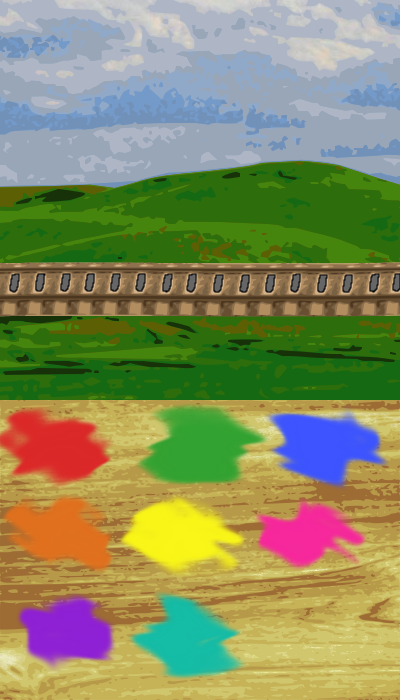
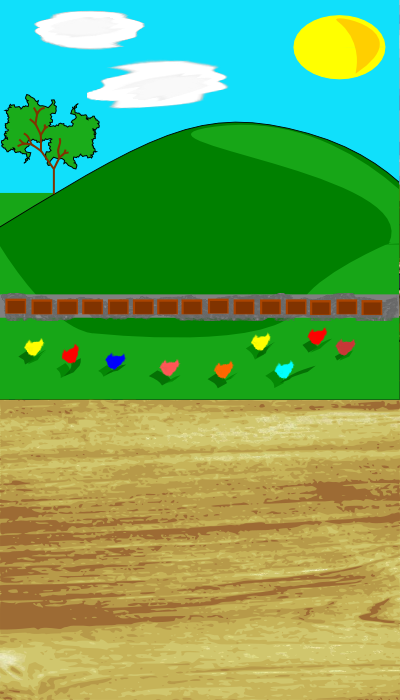
Layered file, before and after one edit (400x700). Changes by layer:
renamed "Train background" to "train_background (2).png", moved it above "train_background.png", painted on it over [0, 0, 399, 399]
renamed "Pieces" to "train_background.png", showed it, painted on it over [0, 0, 399, 680]
removed layer "New Paint" over [0, 402, 390, 680]
removed layer "wood grain.svg" over [0, 402, 390, 680]
